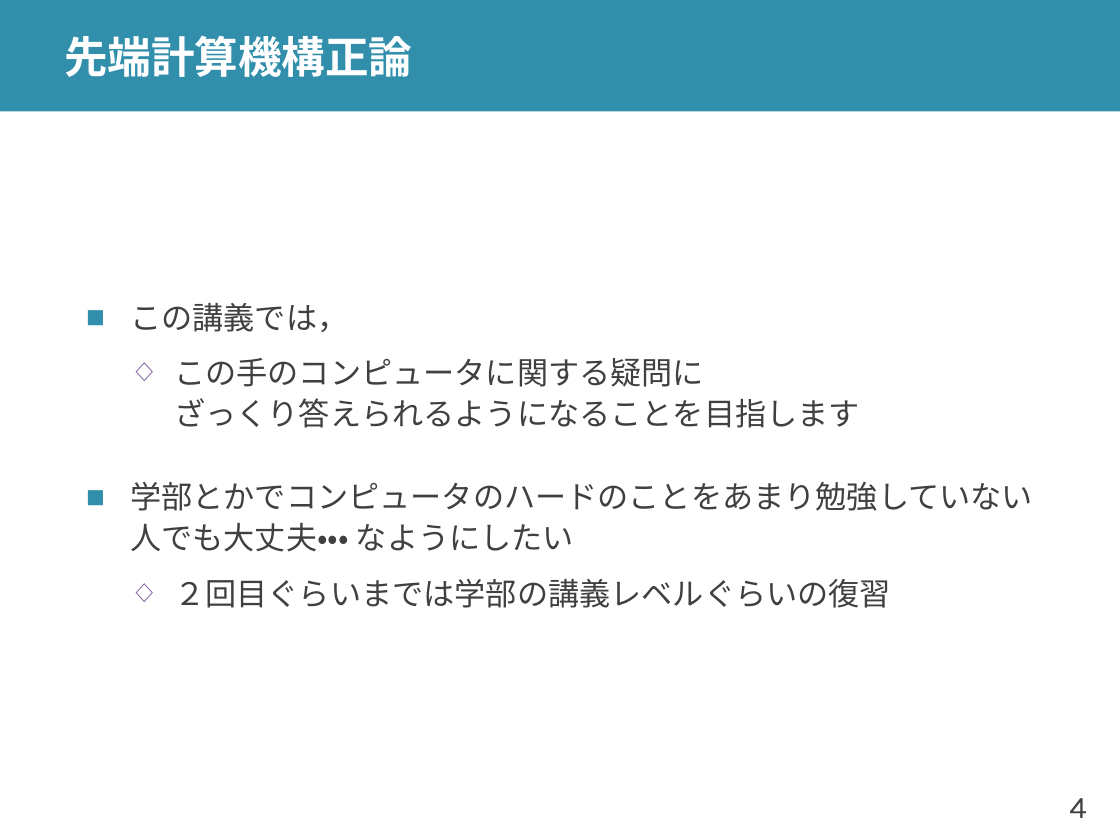
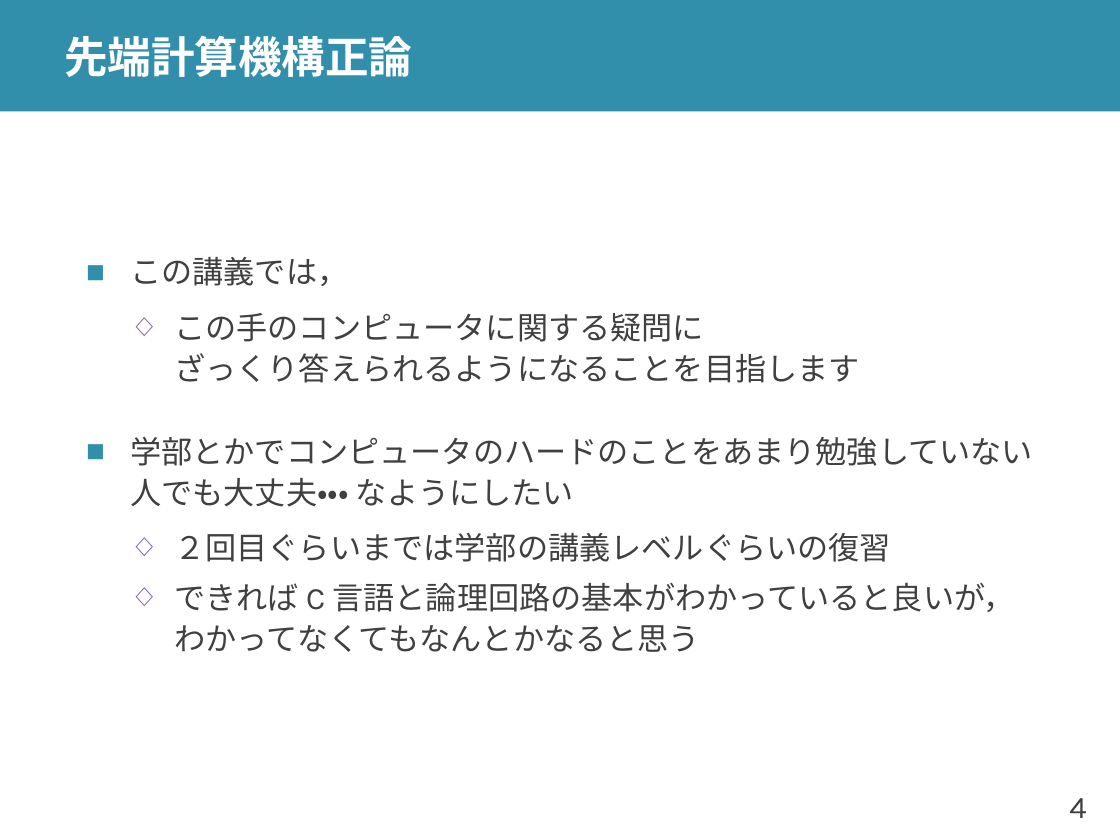
Before and after one commit to shioyadan/advanced-computer-organization, a slide deck: slide 4 of aco-shioya-00.pptx. Drawn at 1120x840 pixels with LibreOffice and Linux fonts; fonts in the diff are those of the drawing. Boxes give left, top, right and bottom in pixels: in the first picture for what was removed or moved away, otherwise in the second. Text is boxed around its words. In the diff, an @@ line names an element or a change of style, - is before the commit and + after.

```diff
--- a/aco-shioya-00.pptx
+++ b/aco-shioya-00.pptx
@@ text at [174, 582, 1015, 652]: paragraph added @@
+  ◇ できれば C 言語と論理回路の基本がわかっていると良いが，
+    わかってなくてもなんとかなると思う
```
Also in this commit, not shown: 8 other slides changed, 2 slides added, 1 other file.
